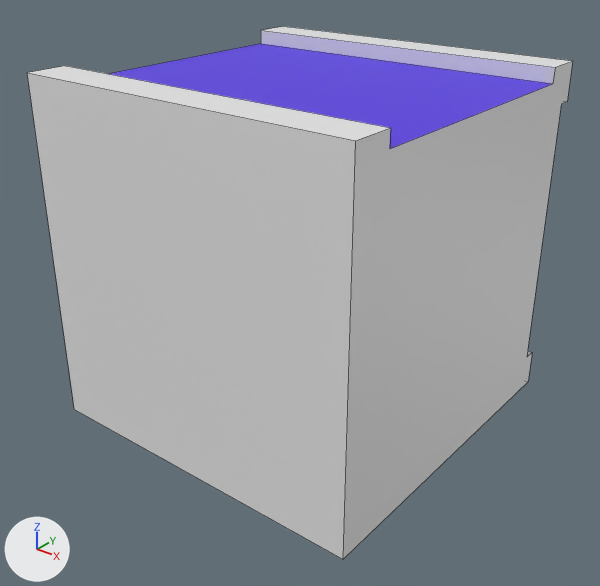
What one commit did to the FBX model Assets/Models/Unique by lvls/Ch 4 Lvl 5-6/Centr_2_full.fbx.
Both versions are drawn from a 50 mm lens placed at (3.225, 4.169, 0.555), pointed at (2.937, 4.53, 0.332). Every picture has the same lights, and +X, +Y and +Z are marked at lower left. Mesh edges are drawn as thin lines. Where no turn or scale is listed for an object, it has been applied to the vertices.

The older version as bpy lines, for what is in view:
```python
me_cube_504 = bpy.data.meshes.new('Cube.504')
me_cube_504.from_pydata(...)  # 24 vertices, 14 faces; spans x -0.089..0.128, y -0.108..0.109, z -0.108..0.109
# faces by material slot: [12, 2]
me_cube_504.materials.append(mat_outside)  # white #e7e7e7
me_cube_504.materials.append(mat_inside)  # blue #5731e7
# before: 12 (0.128, 0.109, -0.085) at pixel (532, 352), 13 (0.128, 0.109, -0.108) at pixel (528, 381), 14 (0.128, 0.084, 0.109) at pixel (555, 67), 15 (0.128, 0.109, 0.109) at pixel (572, 60), 16 (0.128, 0.109, 0.085) at pixel (567, 101)
# before: 17 (0.128, -0.108, -0.108) at pixel (343, 559), 18 (0.128, -0.108, 0.109) at pixel (355, 140), 19 (0.128, -0.083, 0.109) at pixel (390, 127), 20 (0.128, -0.083, 0.1) at pixel (389, 148), 21 (0.128, 0.084, 0.1) at pixel (552, 83)
# before: 22 (0.128, 0.1, 0.085) at pixel (561, 104), 23 (0.128, 0.1, -0.085) at pixel (526, 357)
ob_strong_base_model_446 = bpy.data.objects.new('STRONG Base Model.446', me_cube_504)
ob_strong_base_model_446.location = (2.9129, 4.5422, 0.3576)
```
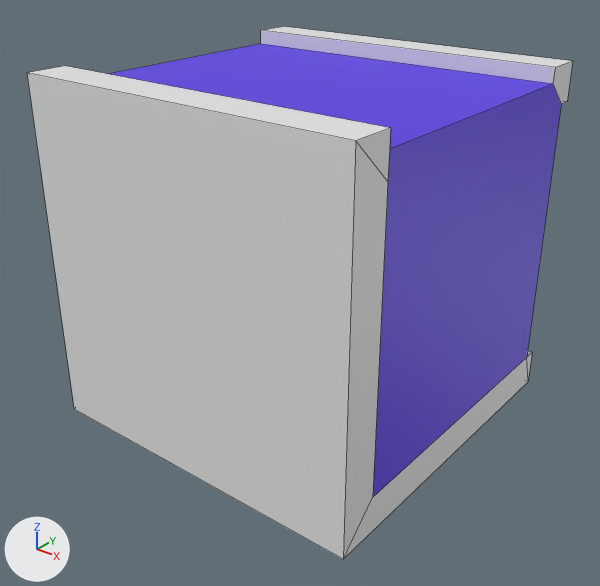
What differs and where, as boxes (x1, y1, x2, y2) in the pictures (600 x 586 px):
part 1 of me_cube_504, built on: (343, 61, 573, 559) in both

Patch to the scene script:
```diff
--- a/Assets/Models/Unique by lvls/Ch 4 Lvl 5-6/Centr_2_full.fbx.py
+++ b/Assets/Models/Unique by lvls/Ch 4 Lvl 5-6/Centr_2_full.fbx.py
@@ me_cube_504 @@
 me_cube_504.from_pydata(...)  # 24 vertices, 14 faces; spans x -0.089..0.128, y -0.108..0.109, z -0.108..0.109
 # used by ob_strong_base_model_446
 # verts and faces of me_cube_504; kept vertices keep their numbers, new ones are numbered from 24
+# me_cube_504 part 1
+delete_faces([(12, 23, 22, 16, 15, 14, 21, 20, 19, 18, 17, 13)])
+verts[24] = (0.128, -0.083, 0.085)  # pixel (387, 181)
+verts[25] = (0.128, -0.083, -0.085)  # pixel (372, 497)
+faces += [(12, 23, 13), (13, 23, 25, 17), (18, 24, 20, 19), (14, 21, 22, 16, 15), (17, 25, 24, 18)]  # mat_outside (white #e7e7e7)
+faces += [(20, 24, 25, 23, 22, 21)]  # mat_inside (blue #5731e7)
 me_cube_504.materials.append(mat_outside)
```
